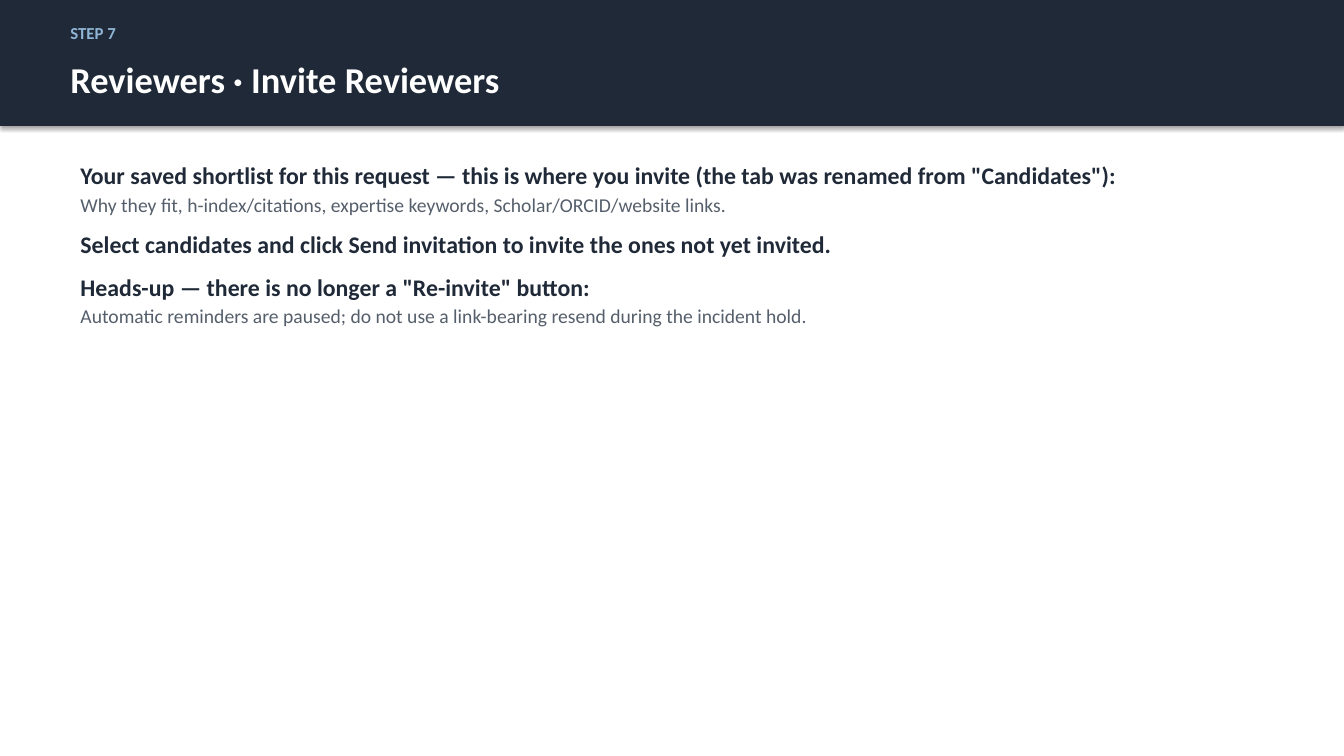
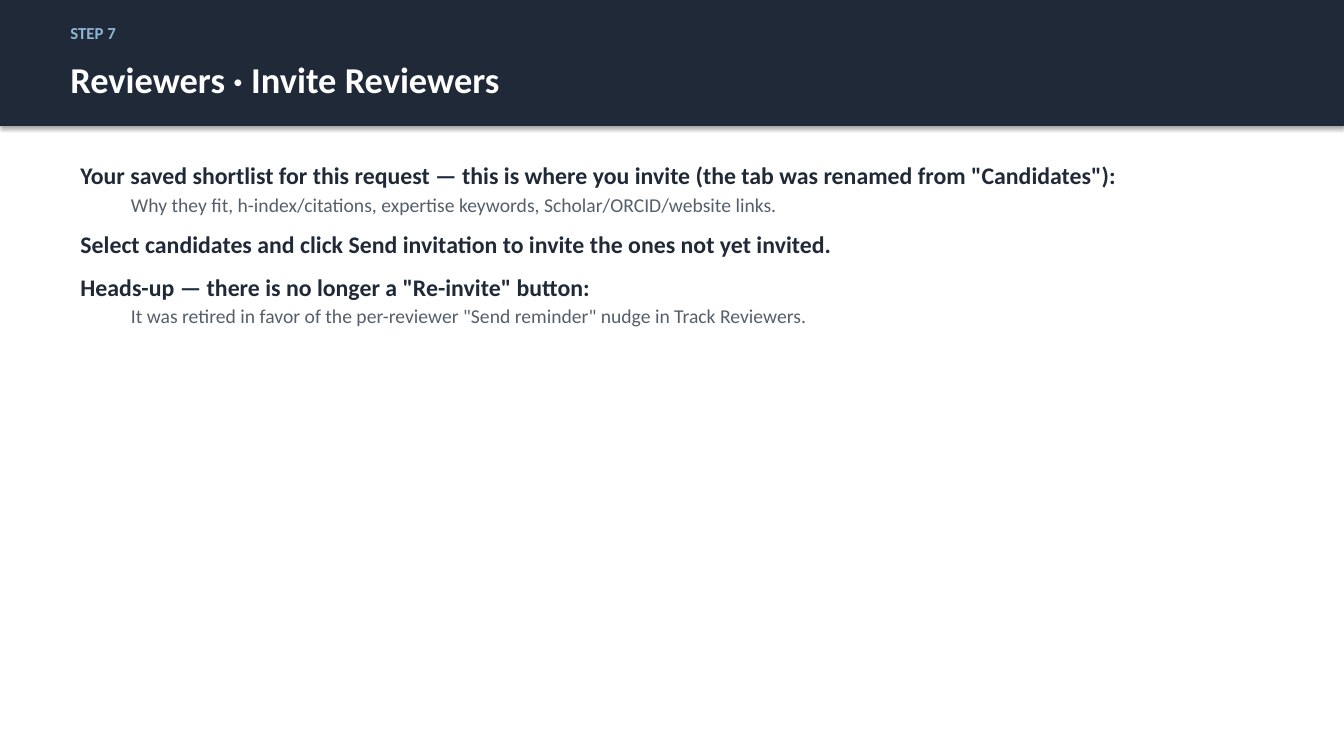
Before and after one commit to justingallivan/wmkf-research-apps, a slide deck: slide 16 of docs/onboarding/Workbench_Onboarding_PD.pptx. Drawn at 1344x756 pixels with LibreOffice and Linux fonts; fonts in the diff are those of the drawing. Boxes give left, top, right and bottom in pixels: in the first picture for what was removed or moved away, otherwise in the second. Text is boxed around its words. In the diff, an @@ line names an element or a change of style, - is before the commit and + after.

```diff
--- a/docs/onboarding/Workbench_Onboarding_PD.pptx
+++ b/docs/onboarding/Workbench_Onboarding_PD.pptx
@@ text at <box>131,198,777,215</box>: indent changed @@
@@ text at <box>131,309,806,327</box>: text changed @@
-  Automatic reminders are paused; do not use a link-bearing resend during the incident hold.
+  It was retired in favor of the per-reviewer "Send reminder" nudge in Track Reviewers.
```
Also in this commit, not shown: 12 other slides changed, 4 other files.
